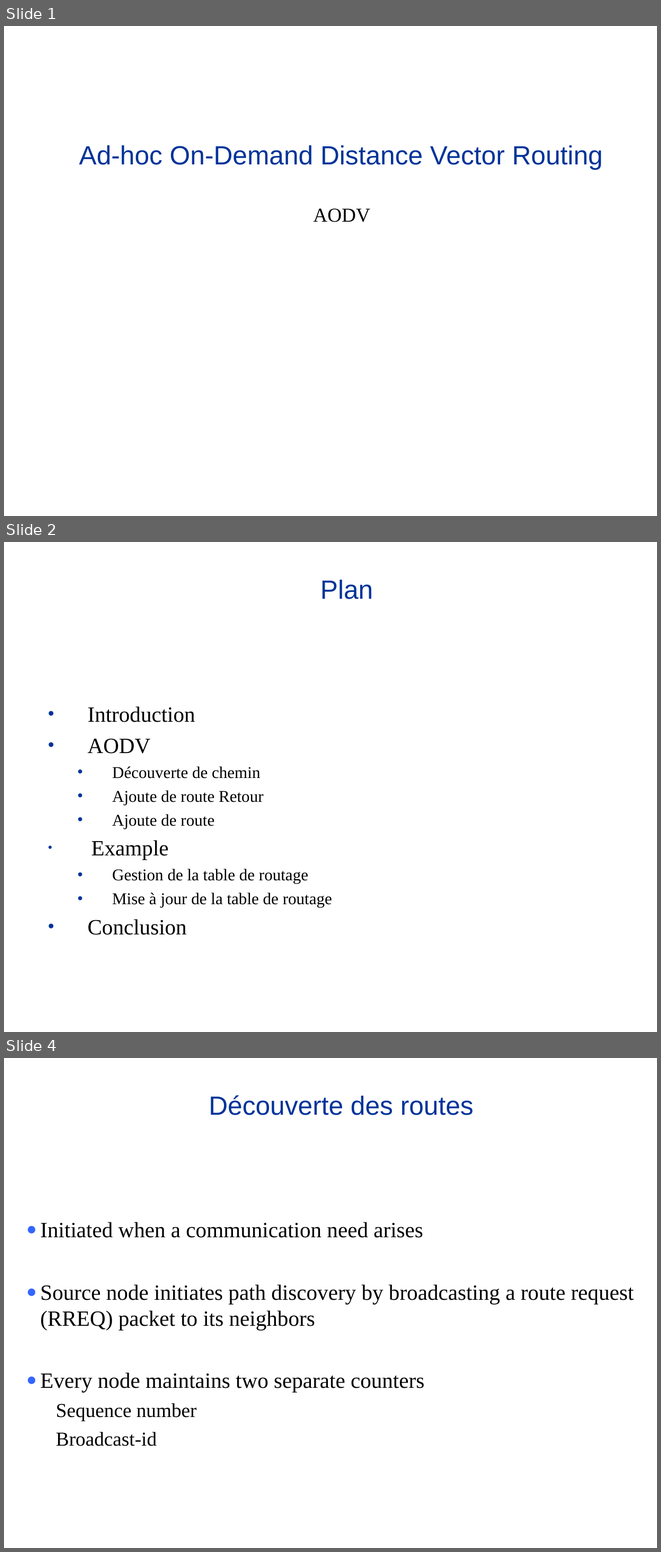
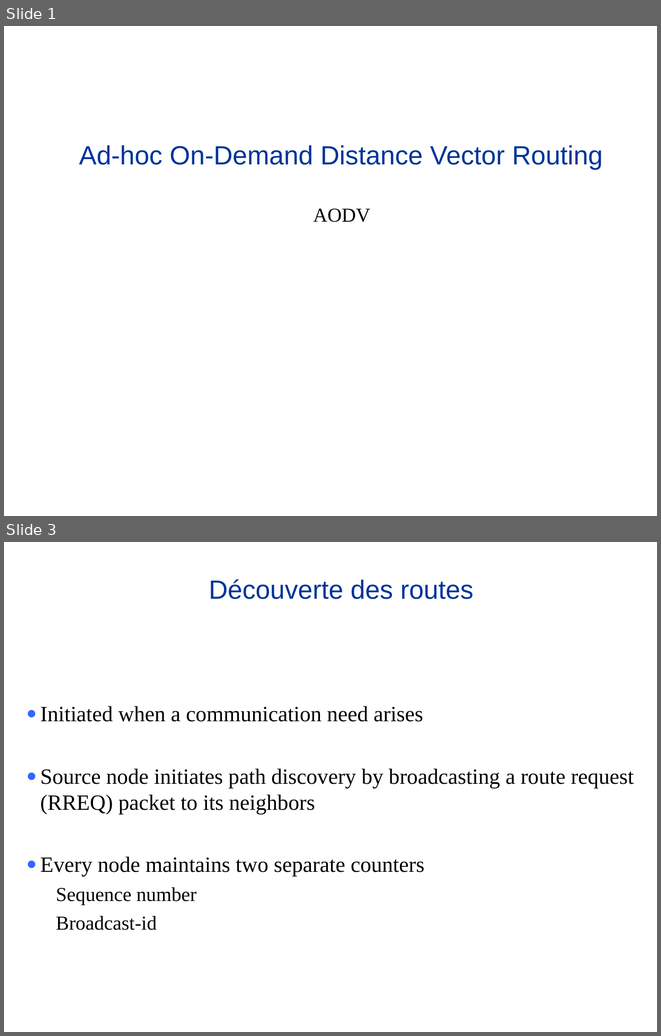
Before and after one commit to lbarbisan/adhoc, a slide deck: work/aodv.odp. Shown one above the other, each under a label of ours: slides 1, 2 and 4 before the commit, slides 1 and 3 after it; the slides between them are not shown. The pictures are 661x1552 and 661x1036 pixels, drawn with LibreOffice and Linux fonts; fonts in the diff are those of the drawing. Boxes give left, top, right and bottom in pixels: in the first picture for what was removed or moved away, otherwise in the second. Text is boxed around its words. In the diff, an @@ line names an element or a change of style, - is before the commit and + after.

Commit message:
Mise a jour aodv

```diff
--- a/work/aodv.odp
+++ b/work/aodv.odp
@@ slide 2 removed at [4, 542, 657, 1032], background #FFFFFF @@
@@ title removed at [320, 580, 373, 599] @@
-Plan
@@ subtitle removed at [88, 706, 332, 935] @@
-• Introduction
-• AODV
-  • Découverte de chemin
-  • Ajoute de route Retour
-  • Ajoute de route
-• Example
-  • Gestion de la table de routage
-  • Mise à jour de la table de routage
-• Conclusion
@@ what was slide 4 is now slide 3 @@
```
Also in this commit, not shown: 5 slides changed, 1 slide added, 1 other slide removed.
